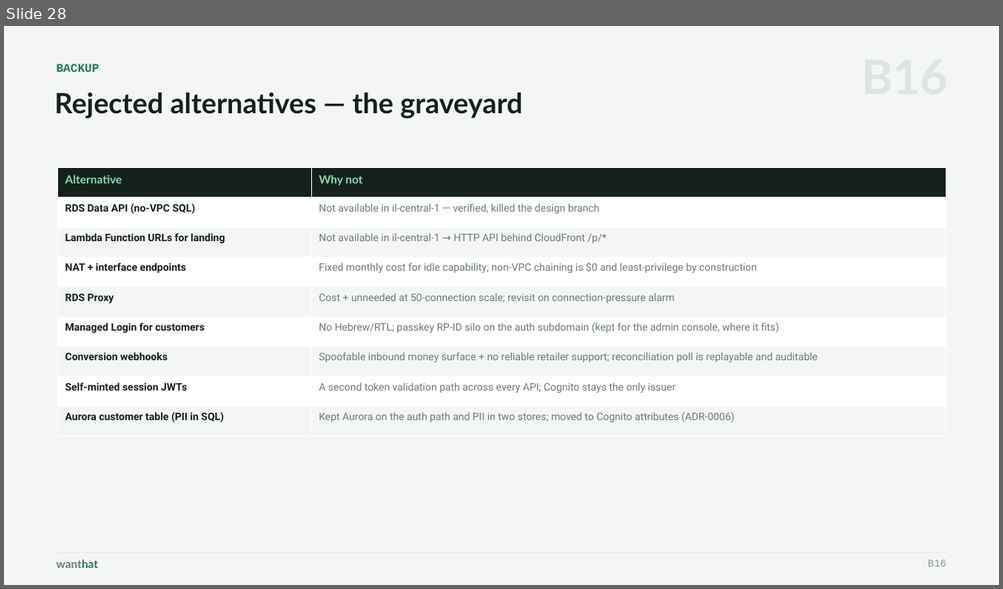
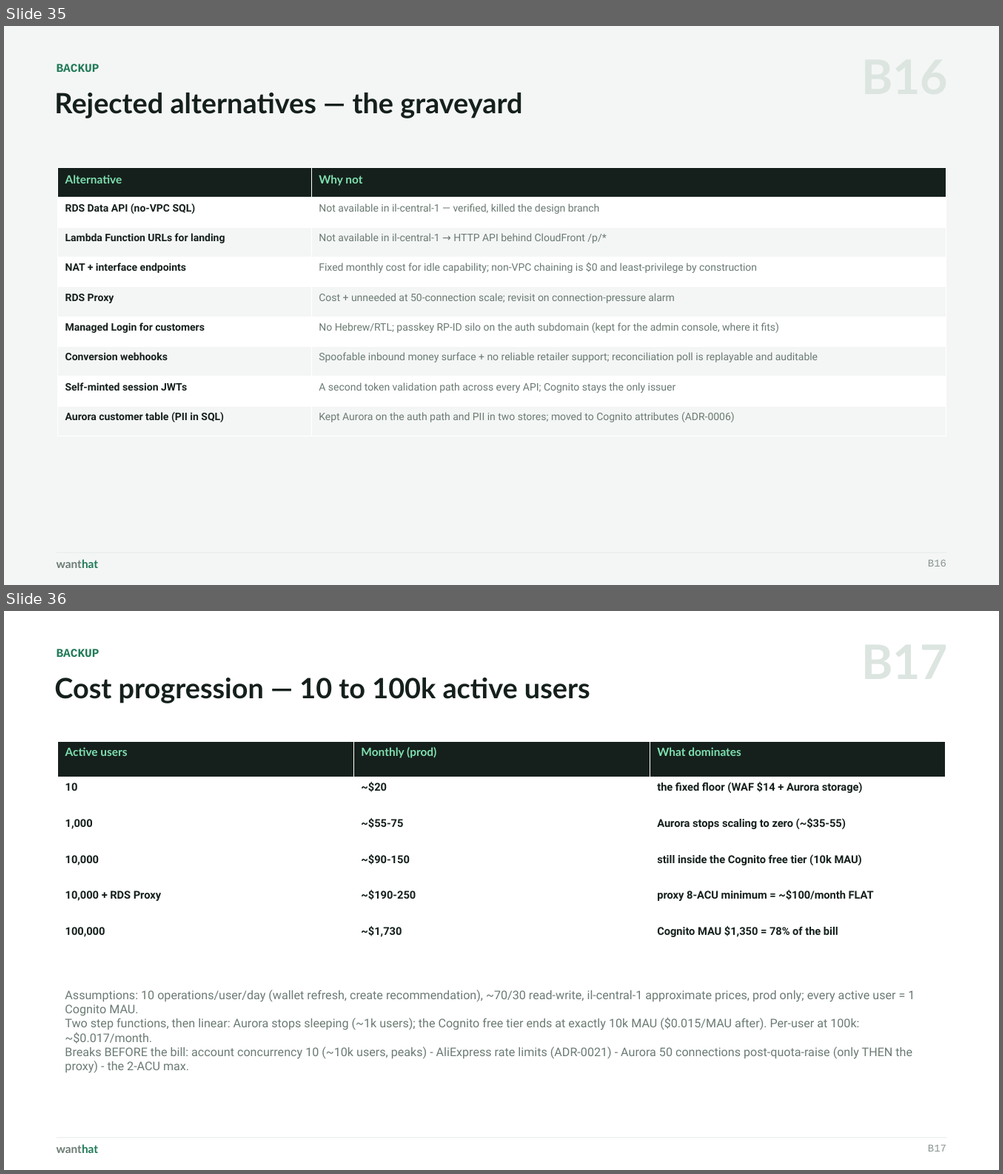
Before and after one commit to wanthat-app/monorepo, a slide deck: slides/wanthat-presentation.pptx. Shown one above the other, each under a label of ours: slide 28 before the commit, slides 35 and 36 after it. The pictures are 1003x589 and 1003x1174 pixels, drawn with LibreOffice and Linux fonts; fonts in the diff are those of the drawing. Boxes give left, top, right and bottom in pixels: in the first picture for what was removed or moved away, otherwise in the second. Text is boxed around its words. In the diff, an @@ line names an element or a change of style, - is before the commit and + after.

```diff
--- a/slides/wanthat-presentation.pptx
+++ b/slides/wanthat-presentation.pptx
@@ slide 36 added at [4, 611, 999, 1170], background #FFFFFF @@
@@ text added at [57, 649, 99, 657], 11.5 pt, text #1F7A57, bold @@
+BACKUP
@@ text added at [54, 678, 590, 703], 27 pt, text #15201C, bold @@
+Cost progression — 10 to 100k active users
@@ table added at [58, 741, 946, 958], 6 rows, 3 columns @@
+Active users | Monthly (prod) | What dominates
+10 | ~$20 | the fixed floor (WAF $14 + Aurora storage)
+1,000 | ~$55-75 | Aurora stops scaling to zero (~$35-55)
+10,000 | ~$90-150 | still inside the Cognito free tier (10k MAU)
+10,000 + RDS Proxy | ~$190-250 | proxy 8-ACU minimum = ~$100/month FLAT
+100,000 | ~$1,730 | Cognito MAU $1,350 = 78% of the bill
@@ text added at [65, 990, 914, 1073], 11.5 pt, text #6B7B73 @@
+Assumptions: 10 operations/user/day (wallet refresh, create recommendation), ~70/30 read-write, il-central-1 approximate prices, prod only; every active user = 1 Cognito MAU.
+Two step functions, then linear: Aurora stops sleeping (~1k users); the Cognito free tier ends at exactly 10k MAU ($0.015/MAU after). Per-user at 100k: ~$0.017/month.
+Breaks BEFORE the bill: account concurrency 10 (~10k users, peaks) - AliExpress rate limits (ADR-0021) - Aurora 50 connections post-quota-raise (only THEN the proxy) - the 2-ACU max.
@@ rectangle added at [57, 1138, 946, 1139], fill #E6EBE8 @@
@@ text added at [57, 1145, 99, 1153], 11 pt, text #6B7B73, bold @@
+wanthat
@@ text added at [928, 1145, 946, 1152], 10 pt, text #8A968F @@
+B17
@@ what was slide 28 is now slide 35 @@
```
Also in this commit, not shown: 7 slides changed, 7 other slides added, 3 other files.
